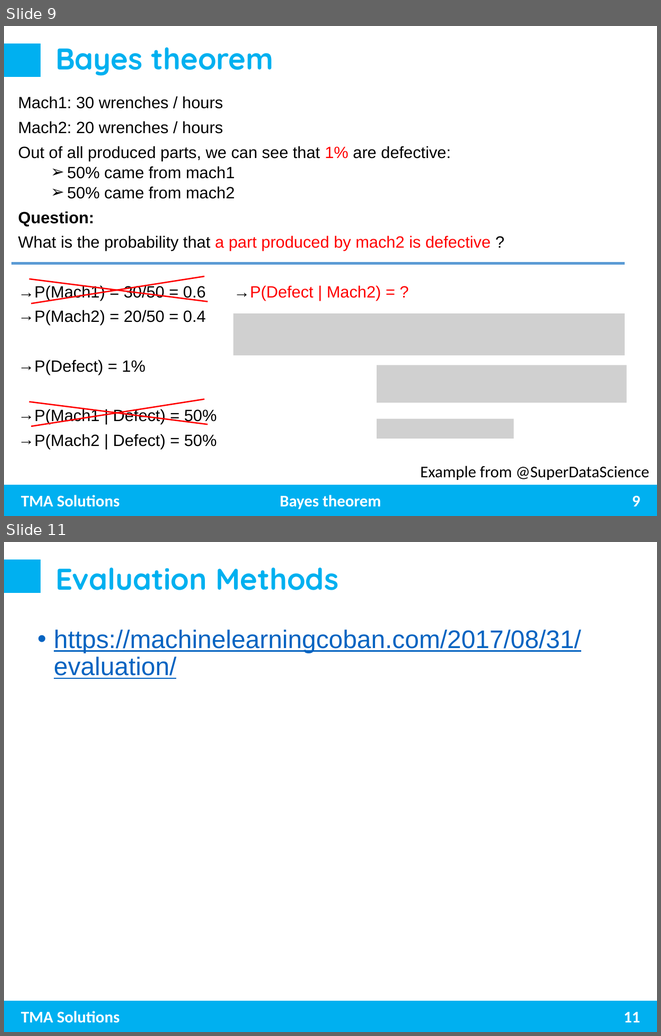
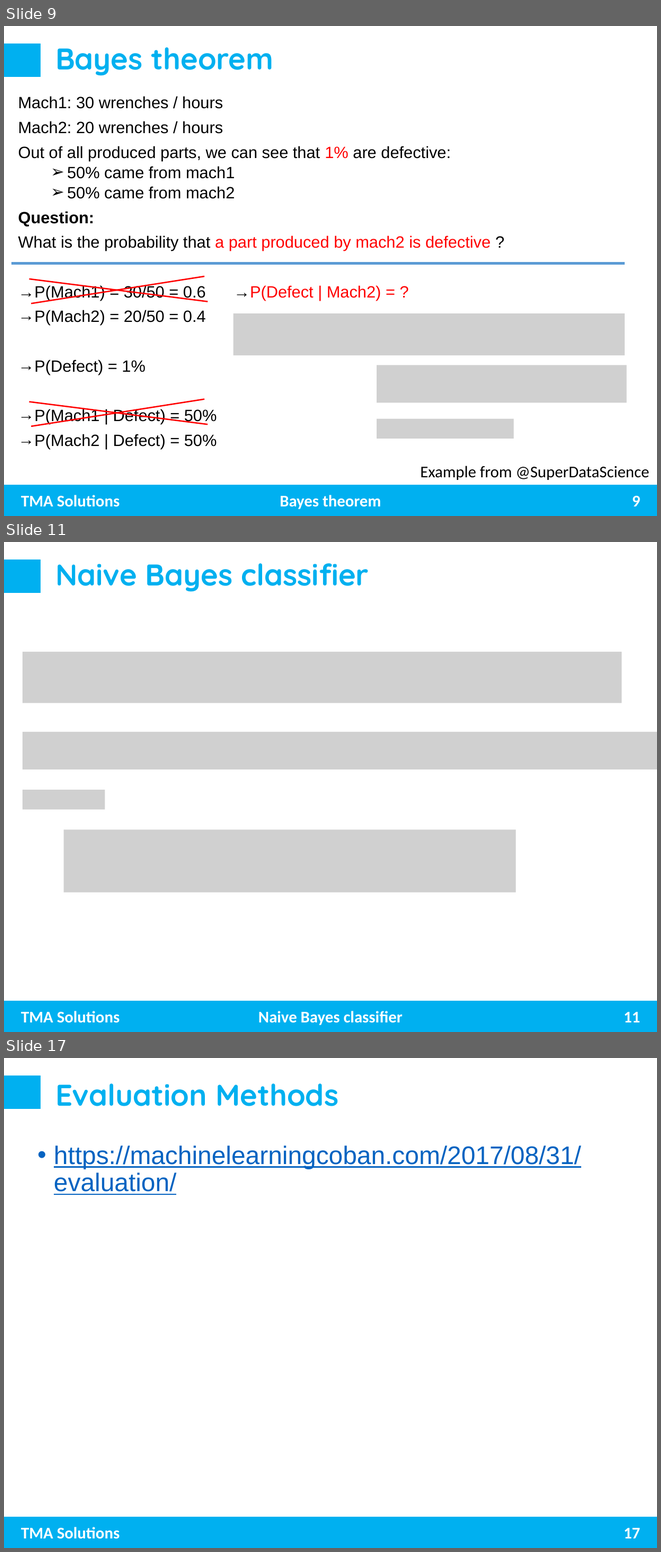
Before and after one commit to trungnghia2009/MachineLearning, a slide deck: Naive Bayes.pptx. Shown one above the other, each under a label of ours: slides 9 and 11 before the commit, slides 9, 11 and 17 after it; the slides between them are not shown. The pictures are 661x1036 and 661x1552 pixels, drawn with LibreOffice and Linux fonts; fonts in the diff are those of the drawing; grey boxes stand for pictures. Boxes give left, top, right and bottom in pixels: in the first picture for what was removed or moved away, otherwise in the second. Text is boxed around its words. In the diff, an @@ line names an element or a change of style, - is before the commit and + after.

Commit message:
add more detail to Naive Bayes

```diff
--- a/Naive Bayes.pptx
+++ b/Naive Bayes.pptx
@@ slide 11 added at [4,542,657,1032], background #FFFFFF; not listed: 3 template elements that a slide beside it also shows @@
@@ title added at [55,563,369,592], 33 pt, text #00B0F0, bold @@
+Naive Bayes classifier
@@ picture added at [22,652,621,703] @@
@@ picture added at [22,732,657,770] @@
@@ picture added at [22,790,105,809] @@
@@ picture added at [63,829,515,892] @@
@@ text added at [258,1011,403,1025], 18 pt, text #FFFFFF, bold @@
+Naive Bayes classifier
@@ page number added at [624,1012,640,1022], 18 pt, text #FFFFFF, bold @@
+11
@@ what was slide 11 is now slide 17 @@
@@ page number at [624,1528,640,1538]: text changed @@
-11
+17
```
Also in this commit, not shown: 3 slides changed, 5 other slides added.
